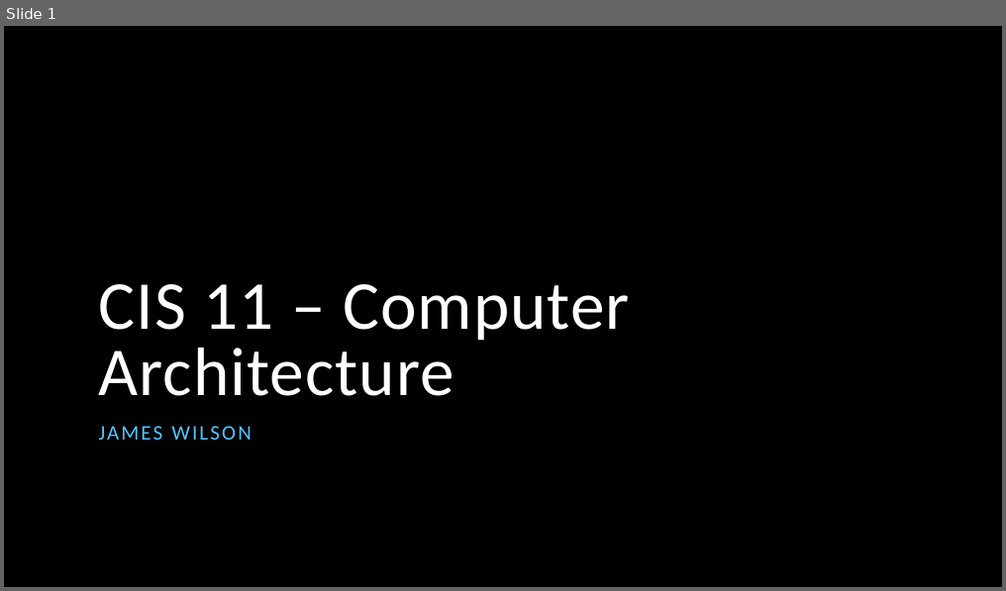
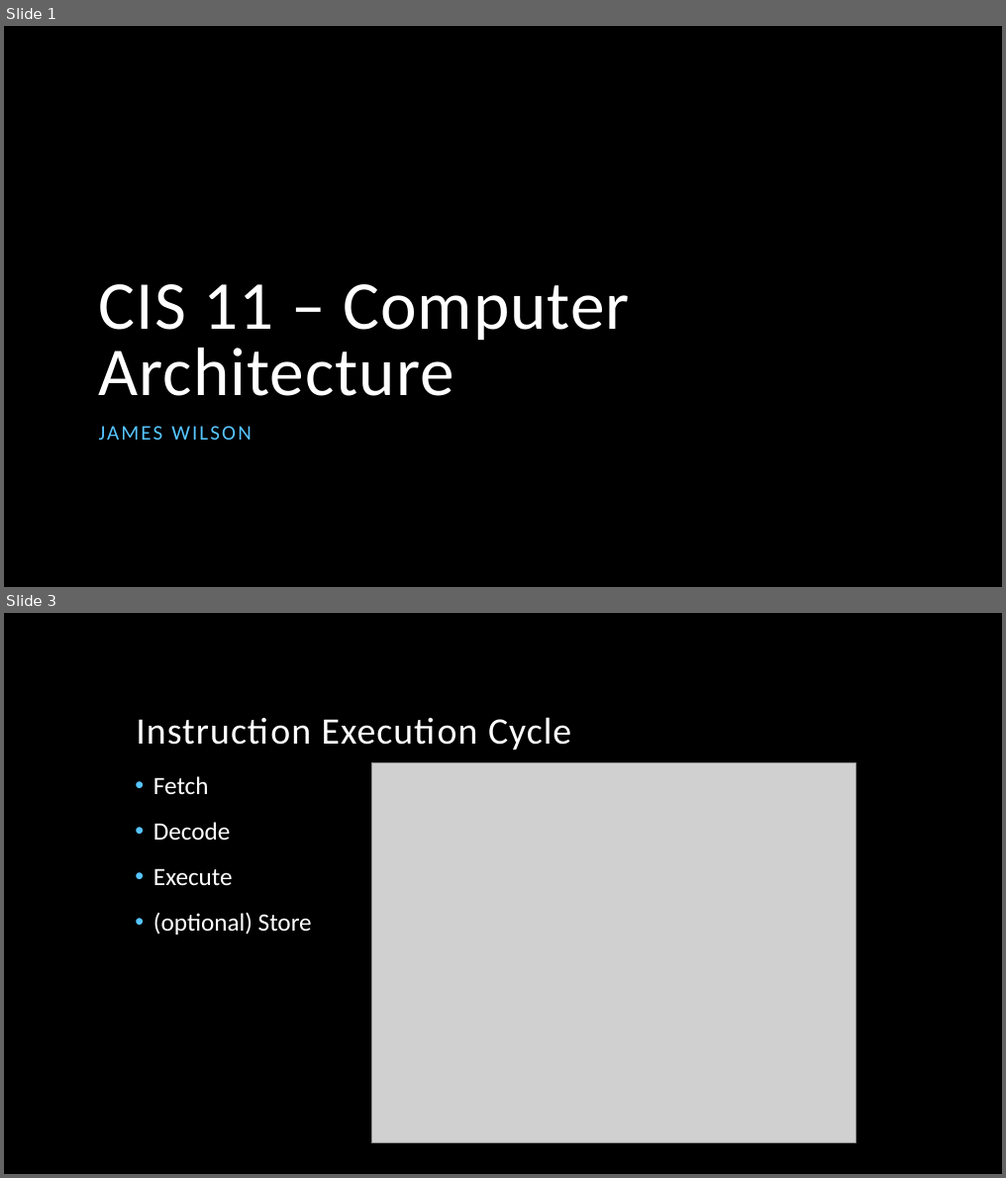
Before and after one commit to jameswilson281/CIS---11-Assembly-Programming, a slide deck: Week 2/02 - x86 Processor Achitecture.pptx. Shown one above the other, each under a label of ours: slide 1 before the commit, slides 1 and 3 after it; the slides between them are not shown. The pictures are 1006x591 and 1006x1178 pixels, drawn with LibreOffice and Linux fonts; fonts in the diff are those of the drawing; grey boxes stand for pictures; background and template pictures are left out. Boxes give left, top, right and bottom in pixels: in the first picture for what was removed or moved away, otherwise in the second. Text is boxed around its words. In the diff, an @@ line names an element or a change of style, - is before the commit and + after.

```diff
--- a/Week 2/02 - x86 Processor Achitecture.pptx
+++ b/Week 2/02 - x86 Processor Achitecture.pptx
@@ slide 3 added at (x1=4, y1=613, x2=1002, y2=1174), background picture (left out) @@
@@ title added at (x1=136, y1=717, x2=571, y2=750), 36 pt, text #FFFFFF @@
+Instruction Execution Cycle
@@ text added at (x1=153, y1=776, x2=312, y2=935), 24 pt, text #FFFFFF @@
+• Fetch
+• Decode
+• Execute
+• (optional) Store
@@ picture added at (x1=371, y1=762, x2=855, y2=1143) @@
```
Also in this commit, not shown: 4 other slides added, 2 other files.
